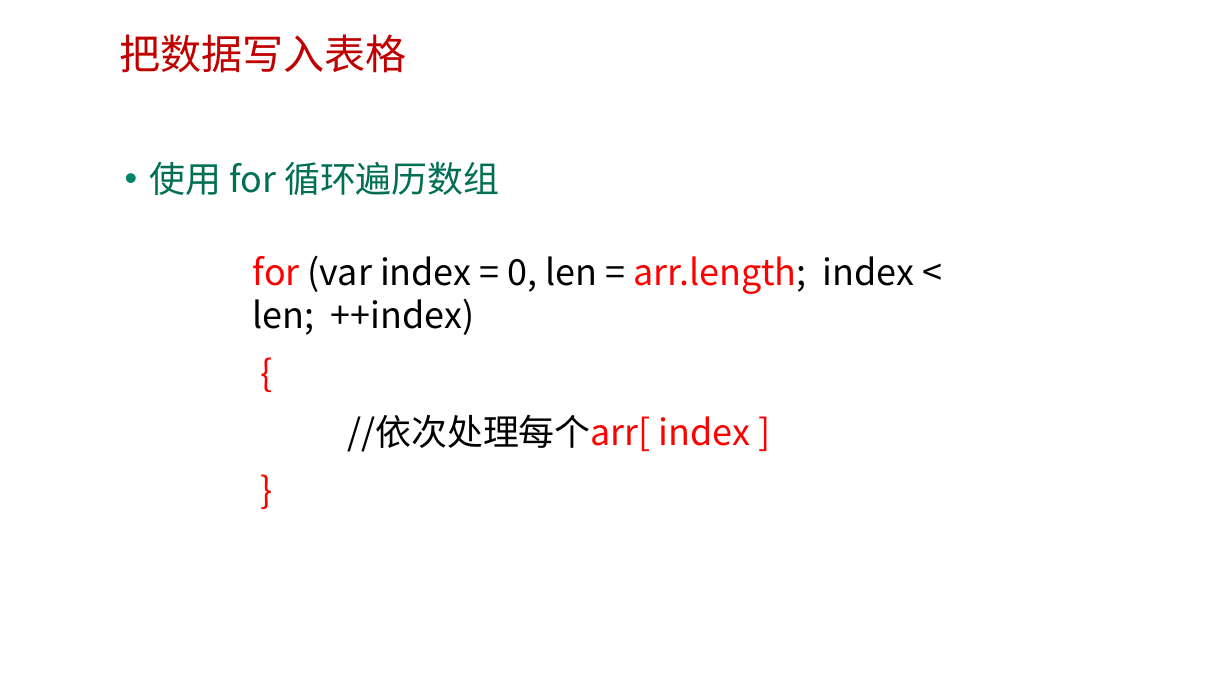
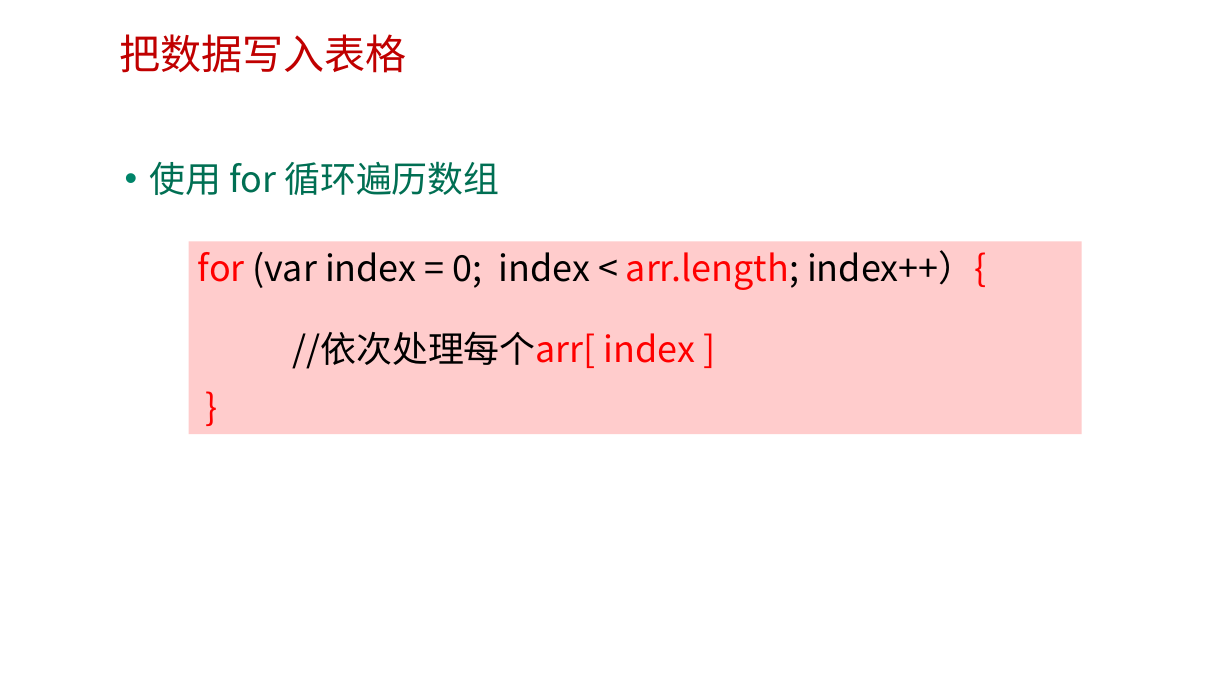
Before and after one commit to edu2act/course-web2, a slide deck: slide 30 of materials/slides/第四章 字符串和数组.pptx (slide 21 before the commit). Drawn at 1232x693 pixels with LibreOffice and Linux fonts; fonts in the diff are those of the drawing; background and template pictures are left out. Boxes give left, top, right and bottom in pixels: in the first picture for what was removed or moved away, otherwise in the second. Text is boxed around its words. In the diff, an @@ line names an element or a change of style, - is before the commit and + after.

```diff
--- a/materials/slides/第四章 字符串和数组.pptx
+++ b/materials/slides/第四章 字符串和数组.pptx
@@ rectangle "for (var index = 0; ...": place and size @@
-rectangle "for (var index = 0; ..." at [253,255,915,452]
+rectangle "for (var index = 0; ..." at [189,241,1081,434]
@@ rectangle "for (var index = 0; ..." at [189,241,1081,434]: fill none to #FFCCCC @@
@@ text in rectangle at [198,250,986,290]: text changed @@
-for (var index = 0, len = arr.length; index < len; ++index)
-{
+for (var index = 0; index < arr.length; index++）{
@@ text in rectangle at [292,331,696,369]: line spacing 1 to 1.5 @@
```
Also in this commit, not shown: 15 other slides changed, 14 slides added, 4 slides removed.
